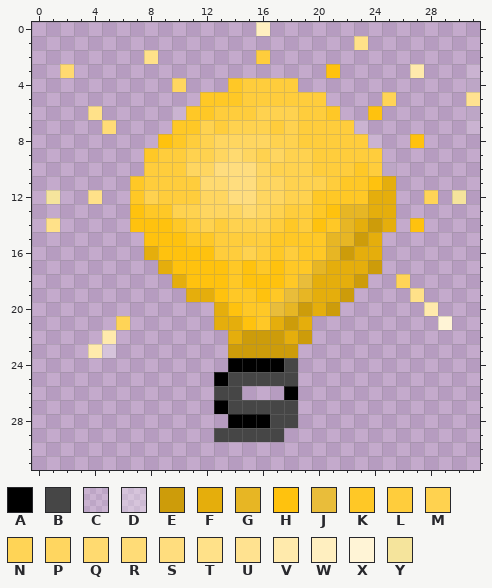
Two versions of one pixel-art sprite, images/lighter.png. The first picture shows the starting point.
The file is 32x32 pixels. Colours within 5 levels of each other are drawn and written as one.
Palette (. is transparent): A #000000  B #464646  C #ffffff1a  D #ffffff4d  E #cd9c0a  F #e5ae0c  G #e7b624  H #ffc20e  J #e9bd3a  K #ffc826  L #ffcd3c  M #ffd24f  N #ffd456  P #ffd660  Q #ffda70  R #ffdc77  S #ffdd7e  T #ffe189  U #ffe290  V #ffeaac  W #ffefc0  X #fff4d6  Y #f5e49c
Pixels before, first column x 1:
 0 ...............W...............
 1 ......................T........
 2 .......T.......L...............
 3 .Q..................H.....V...C
 4 .........P...KLLLL............C
 5 ...........KKKLLLLLL....N.....U
 6 ...T.....CKKLLLMMMLLK..H......C
 7 ....R....KKMLMMMLMLLLLC.......C
 8 ........HKLMPPPPMMLLLLLC..H....
 9 .......KLLMMPQPMPMMLLLLL.......
10 .......LLLPPSSSPMMMLLLKLC......
11 ......KLLLLQQSSPPMMMLKKHF......
12 Y..T..KMLLLPPSSPPMMKKKKFF..N.Y.
13 ......HKKMMPPPQPMLLKHGGFF......
14 T.....HHHKLMLMMMLKLHKGFEF.H....
15 .......HHHKKLLLLKKKKGGEF.......
16 .......FHHHHLLMLKLKKGEFF.......
17 ........FHHHHKHKHKKGFFFE.......
18 .........FHHHKHHHKJFFFE..N.....
19 ..........FFHKKHKJGFFE....T....
20 ............FHKKJGEFE......V...
21 .....N......FFHKFEF.........X..
22 ....V........FEEEFE............
23 ...VD........EEEEE.............
24 .............AAAAB.............
25 ............ABBBBB.............
26 ............BB...A.............
27 ............ABBBBB.............
28 .............AAABB.............
29 ............BBBBB..............
The result:
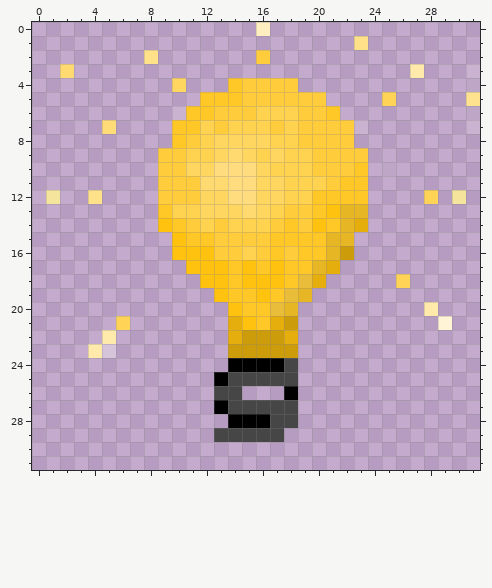
From old to new:
The author cleared colour C in row 8 at x 24.
The author cleared colour E in row 14 at x 24; in row 15 at x 23; in row 17 at x 24; in row 18 at x 23; in row 19 at x 22; in row 20 at x 19 and 21.
The author cleared colour E in row 22 at x 19.
The author cleared colour F in row 11 at x 25; in rows 12 to 13 at x 24 to 25; in row 14 at x 25; in row 15 at x 24; in row 16 at x 8 and 23 to 24; in row 17 at x 9 and 22 to 23.
The author cleared colour F in row 18 at x 10 and 21 to 22; in row 19 at x 11 to 12 and 20 to 21; in row 20 at x 13 and 20; in row 21 at x 13 and 19.
The author cleared colour H in row 3 at x 21; in row 6 at x 24; in row 8 at x 9 and 27; in row 11 at x 24; in row 13 at x 7; in row 14 at x 7 to 8 and 27.
The author cleared colour H in row 15 at x 8 to 9; in row 16 at x 9; in row 17 at x 10; in row 18 at x 11.
The author cleared colour K in row 9 at x 8; in rows 11 to 12 at x 7; in row 13 at x 8.
The author cleared colour L in row 8 at x 23; in row 9 at x 24; in row 10 at x 8 and 24; in row 11 at x 8.
The author cleared colour M in row 12 at x 8.
The author cleared colour T in row 6 at x 4; in row 14 at x 1; in row 19 at x 27.
Where, in picture pixels (left, top, right, bottom), the same in both pictures:
erased: (298, 64, 424, 344)
erased: (88, 106, 228, 330)
erased: (46, 218, 60, 232)
